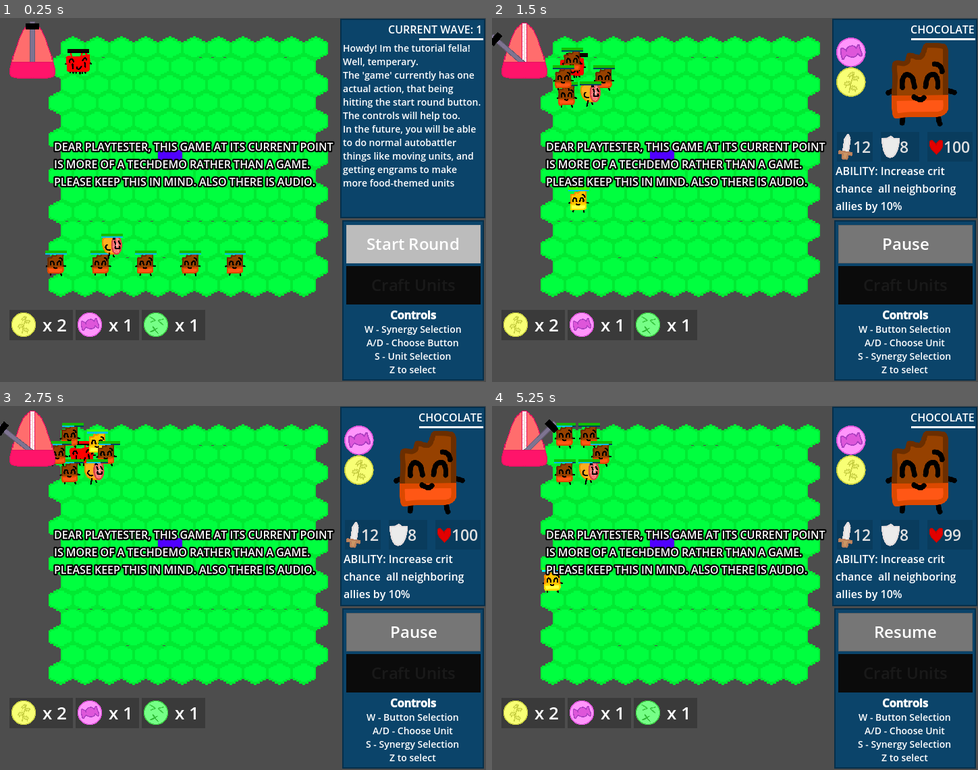
Above: before the commit, frames 1-4 (two rows, left to right).
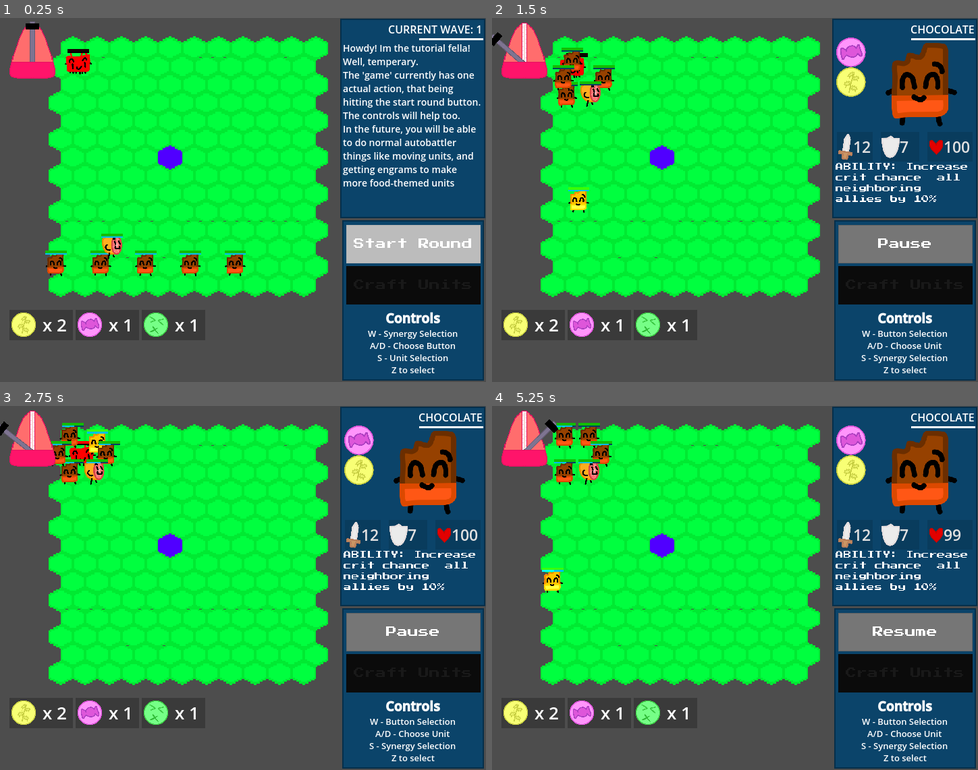
Above: after the commit, the same moments.

Repository: Kaplin86/engrams-of-chaos
Game: Godot game, scene res://main.tscn
Two runs of this game, one before a commit and one after it. Both use one fixed random seed, a clock stepped at 60 frames per second and the inputs below.
Inputs (mouse positions are in pixels of both pictures, inside the frame that each line leads up to):
- Up to frame 1 (0.25 s): no input
- Up to frame 2 (1.5 s): tap Enter at 0.5 s; move the mouse to (841, 181) at 0.52 s; hold Right (ui_right) 0.53-1.28 s; tap Z (confirm) at 0.6, 1.35 s; click (841, 181) at 0.67 s; move the mouse to (637, 218) at 1.27 s; hold Down (ui_down) from 1.28 s (still down)
- Up to frame 3 (2.75 s): move the mouse to (291, 507) at 2.02 s; release Down (ui_down) at 2.03 s; hold Right (ui_right) from 2.03 s (still down); tap X (deny) at 2.1 s; tap Z (confirm) at 2.3 s
- Up to frame 4 (5.25 s): move the mouse to (710, 660) at 2.77 s; release Right (ui_right) at 2.78 s; hold Up (ui_up) 2.78-3.53 s; tap Z (confirm) at 2.85, 3.5, 3.6, 4.25, 4.55, 5.1 s; click (710, 660) at 2.92 s; move the mouse to (880, 642) at 3.52 s; hold Left (ui_left) 3.53-5.03 s; move the mouse to (589, 533) at 4.27 s; tap X (deny) at 4.35 s; move the mouse to (759, 588) at 5.02 s; hold Down (ui_down) from 5.03 s (still down); click (759, 588) at 5.17 s

The runs differ from the first frame. In frame 1, 6.2% of the frame differs, in the area x 10-97%, y 33-98%; in frame 2, 7.2%; in frame 3, 7.2%; in frame 4, 7.2%, in the area x 10-98%, y 15-98%.

Commit message:
26 Hour
Changed some of the fonts to pixel. I dont know how I feel about it yet. Fixed a crafting bug where it would think that units with one of two matching types qualifies. Coded salty, bitter, and sour synergy. Crafting now shows the unit

Diff:
--- a/cursor_handler.gd
+++ b/cursor_handler.gd
@@ -158,7 +158,7 @@
 				var NewFusion = DatastoreHolder.getFusedUnit(currentCrafting[0],currentCrafting[1])
 				currentCrafting = []
 				CurrentState = "CraftingAnim"
-				ui.runCraftAnim()
+				ui.runCraftAnim(NewFusion)
 
 				if !main.isPlayerBoardFull():
 					main.spawnUnit(NewFusion,main.getFirstOpenPlayerBoardPosition(),2)
@@ -174,7 +174,8 @@
 			ui.hideCraftingUI()
 			CurrentState = "StartPause"
 	elif CurrentState == "CraftingAnim":
-		print("h")
+		pass
+		#print("h")
 
 
 	if currentCrafting.size() == 2:
--- a/datastore/synergyUnits.json
+++ b/datastore/synergyUnits.json
@@ -20,5 +20,5 @@
 	"blue_cheese":["bitter","salty"],
 	"walnut":["umami","umami"],
 	"fish":["umami","salty"],
-	"salt_block":["salty","salty"]
+	"salt_cube":["salty","salty"]
 }
--- a/datastoreHolder.gd
+++ b/datastoreHolder.gd
@@ -18,6 +18,11 @@
 
 func getFusedUnit(element1,element2):
 	for unit in craftingUnitJson:
-		if craftingUnitJson.get(unit,[]).has(element1):
-			if craftingUnitJson.get(unit,[]).has(element2):
+		print("Attempting craft of ", element1, element2, " checking ", unit)
+		var parseJson = craftingUnitJson.get(unit,[]).duplicate()
+		if parseJson.has(element1):
+			print(unit, " has element ", element1)
+			parseJson.erase(element1)
+			print("checking if unit has ", element2, " in ", parseJson)
+			if parseJson.has(element2):
 				return unit
--- a/gameManager.gd
+++ b/gameManager.gd
@@ -7,6 +7,8 @@
 @export var units : Array[BaseUnit] = [] ## The units on the board currently
 @export var board : HexagonTileMapLayer ## The board the game is happening on
 @export var currentWave = 1
+@export var defenseTuning = -1
+
 
 var currentSynergyObjects : Array[BaseSynergy] = [] ## The current synergy resources that are inplay
 var teamSynergyStore : Dictionary = {}
@@ -27,6 +29,19 @@
 	#seed(currentWave)
 
 	generateEnemyTeam()
+
+
+	for E in DatastoreHolder.craftingUnitJson:
+		var GetStatBlock : BaseUnit = load("res://units/"+E+"/"+E+".tscn").instantiate()
+		print("UNIT NAME: ", E)
+		print("ATTACK:", GetStatBlock.damage)
+		print("HP:", GetStatBlock.maxHP)
+		print("DEFENSE:", GetStatBlock.defense)
+		print("RANGE:", GetStatBlock.range)
+		print("ATTACK SPEED:", GetStatBlock.speed)
+		print("MAX MANA:", GetStatBlock.maxMana)
+		print("ABILITY/FUNCTION:", GetStatBlock.description)
+		print()
 
 	for E in range(5):
 		spawnUnit("chocolate",Vector2i(E * 2 + 2,14),2)
@@ -122,6 +137,7 @@
 		NewUnit.board = board
 		NewUnit.gameManagerObject = self
 		NewUnit.team = team
+		NewUnit.defense += defenseTuning
 		add_child(NewUnit)
 		units.append(NewUnit)
 		return OK
--- a/synergyScripts/bitter.gd
+++ b/synergyScripts/bitter.gd
@@ -1,8 +1,51 @@
 extends BaseSynergy
+class_name BitterSynergy
 func firstTick(team : int ,level): ## This fires at the first tick of battle. The team passed is the team with the synergy, and level refers to the level of synergy that team has.
 	print("THE BITTER LEVEL IS", level)
 	for unit in manager.units:
 		if unit.team == team:
+			var UnitsSynergy = DatastoreHolder.synergyUnitJson[unit.type]
+			if UnitsSynergy.has("bitter"):
+				if level >= 2:
+					unit.jumpToEnemy = true
 
-			if level >= 2:
-				unit.jumpToEnemy = true
+				if level >= 6:
+					unit.CritChance += 0.1
+				elif level >= 4:
+					unit.CritChance += 0.05
+
+func get_description(level) -> String:
+	if level >= 6:
+		return "Units of this synergy jump to enemies and have increase crit chance.
+
+[b]2 Units - Jump to enemy[/b]
+
+4 Units - 5% Boost
+
+[b]6 Units - 10% Boost[/b]"
+
+
+	elif level >= 4:
+		return "Units of this synergy jump to enemies and have increase crit chance.
+
+[b]2 Units - Jump to enemy[/b]
+
+[b]4 Units - 5% Boost[/b]
+
+6 Units - 10% Boost"
+	elif level > 1:
+		return "Units of this synergy jump to enemies and have increase crit chance.
+
+[b]2 Units - Jump to enemy[/b]
+
+4 Units - 5% Boost
+
+6 Units - 10% Boost"
+	else:
+		return "Units of this synergy jump to enemies and have increase crit chance.
+
+2 Units - Jump to enemy
+
+4 Units - 5% Boost
+
+6 Units - 10% Boost"
--- a/synergyScripts/salty.gd
+++ b/synergyScripts/salty.gd
@@ -1 +1,50 @@
 extends BaseSynergy
+class_name SaltySynergy
+func firstTick(team : int ,level): ## This fires at the first tick of battle. The team passed is the team with the synergy, and level refers to the level of synergy that team has.
+	for E in manager.units:
+		if E is BaseUnit:
+			if E.team == team:
+				var UnitsSynergy = DatastoreHolder.synergyUnitJson[E.type]
+				if UnitsSynergy.has("salty"):
+					if level >= 6:
+						E.defense += round(0.2 * E.defense)
+					elif level >= 4:
+						E.defense += round(0.1 * E.defense)
+					elif level > 1:
+						E.defense += round(0.05 * E.defense)
+
+func get_description(level) -> String:
+	if level >= 6:
+		return "Units of this synergy have increased defense.
+
+2 Units - 5% Boost
+
+4 Units - 10% Boost
+
+[b]6 Units - 20% Boost[/b]"
+
+
+	elif level >= 4:
+		return "Units of this synergy have increased defense.
+
+2 Units - 5% Boost
+
+[b]4 Units - 10% Boost[/b]
+
+6 Units - 20% Boost"
+	elif level > 1:
+		return "Units of this synergy have increased defense.
+
+[b]2 Units - 5% Boost[/b]
+
+4 Units - 10% Boost
+
+6 Units - 20% Boost"
+	else:
+		return "Units of this synergy have increased defense.
+
+2 Units - 5% Boost
+
+4 Units - 10% Boost
+
+6 Units - 20% Boost"
--- a/synergyScripts/sour.gd
+++ b/synergyScripts/sour.gd
@@ -1 +1,53 @@
 extends BaseSynergy
+class_name SourSynergy
+func firstTick(team : int ,level): ## This fires at the first tick of battle. The team passed is the team with the synergy, and level refers to the level of synergy that team has.
+	var EnemyUnits = []
+	for E in manager.units:
+		if E is BaseUnit:
+			if E.team != team:
+				EnemyUnits.append(E)
+
+	var unitToTarget : BaseUnit = EnemyUnits.pick_random()
+	if level >= 6:
+		unitToTarget.hp *= 0.5
+		unitToTarget.speed *= 0.5
+	elif level >= 4:
+		unitToTarget.hp *= 0.5
+	elif level > 1:
+		unitToTarget.hp *= 0.25
+
+func get_description(level) -> String:
+	if level >= 6:
+		return "A random enemy has their HP reduced.
+
+2 Units - 25% decrease
+
+4 Units - 50% decrease
+
+[b]6 Units - 50% decrease and half attack speed[/b]"
+
+
+	elif level >= 4:
+		return "A random enemy has their HP reduced.
+
+2 Units - 25% decrease
+
+[b]4 Units - 50% decrease[/b]
+
+6 Units - 50% decrease and half attack speed"
+	elif level > 1:
+		return "A random enemy has their HP reduced.
+
+[b]2 Units - 25% decrease[/b]
+
+4 Units - 50% decrease
+
+6 Units - 50% decrease and half attack speed"
+	else:
+		return "A random enemy has their HP reduced.
+
+2 Units - 25% decrease
+
+4 Units - 50% decrease
+
+6 Units - 50% decrease and half attack speed"
--- a/ui.gd
+++ b/ui.gd
@@ -5,7 +5,7 @@
 	$Metronome.timer = timer
 
 	$CraftingUI.modulate = Color(1,1,1,0)
-
+	$CraftingUI.visible = true
 	await get_tree().create_timer(8).timeout
 	$DEARPLAYTESTERS.visible = false
 
@@ -223,8 +223,9 @@
 	$SynergyUI.visible = false
 	$Name.text = "Current Wave: "+  str(roundnumber)
 
-func runCraftAnim():
+func runCraftAnim(NewFusion):
 	$AnimationPlayer.play("craft")
+	$CraftingUI/CraftedUnit.texture = load("res://units/"+NewFusion+"/"+NewFusion+".svg")
 	await $AnimationPlayer.animation_finished
 	craftAnimDone.emit()
 	$CraftingUI/LeftElement.position = Vector2(145,176)
--- a/ui.tscn
+++ b/ui.tscn
@@ -7,6 +7,7 @@
 [ext_resource type="Texture2D" uid="uid://5avfop73khpx" path="res://ui/sword.svg" id="5_ibotj"]
 [ext_resource type="Texture2D" uid="uid://cs01ii7jihxxb" path="res://ui/shield.svg" id="6_y4yjw"]
 [ext_resource type="Texture2D" uid="uid://dv72pvgsxfxlw" path="res://ui/heart.svg" id="7_waa4j"]
+[ext_resource type="FontFile" uid="uid://bp4mijjya3jcm" path="res://PressStart2P-Regular.ttf" id="8_irxef"]
 [ext_resource type="Texture2D" uid="uid://cnx2kjhktsjrm" path="res://ui/neuron.svg" id="8_ok7cu"]
 [ext_resource type="Texture2D" uid="uid://kqqdc7241f6u" path="res://units/chicken_wing/chicken_wing.svg" id="9_ok7cu"]
 
@@ -199,7 +200,6 @@
 uppercase = true
 
 [node name="SynergyUI" type="Control" parent="."]
-visible = false
 layout_mode = 3
 anchors_preset = 0
 offset_right = 40.0
@@ -213,13 +213,13 @@
 offset_bottom = 292.0
 theme_override_font_sizes/bold_font_size = 18
 bbcode_enabled = true
-text = "Units of this synergy get an attack increase at the start of the round.
-
-[b] 2 Units -  5% Increase [/b]
-
-4 Units -  10% Increase
-
-6 Units -  15% Increase"
+text = "Units of this synergy jump to enemies and have increase crit chance.
+
+[b]2 Units - Jump to enemy[/b]
+
+4 Units - 5% Boost
+
+[b]6 Units - 10% Boost[/b]"
 horizontal_alignment = 1
 vertical_alignment = 1
 
@@ -244,8 +244,11 @@
 layout_mode = 0
 offset_left = 509.0
 offset_top = 215.0
-offset_right = 713.0
-offset_bottom = 290.0
+offset_right = 653.0
+offset_bottom = 269.0
+scale = Vector2(1.4471, 1.4471)
+theme_override_fonts/font = ExtResource("8_irxef")
+theme_override_font_sizes/font_size = 8
 text = "Every time this unit attacks, it's attack speed increases by 2%"
 autowrap_mode = 2
 
@@ -360,6 +363,7 @@
 stretch_mode = 5
 
 [node name="Tutorial" type="Control" parent="."]
+visible = false
 layout_mode = 3
 anchors_preset = 0
 offset_right = 40.0
@@ -441,7 +445,8 @@
 anchor_bottom = 1.0
 grow_horizontal = 2
 grow_vertical = 2
-theme_override_font_sizes/font_size = 24
+theme_override_fonts/font = ExtResource("8_irxef")
+theme_override_font_sizes/font_size = 16
 text = "Start Round"
 horizontal_alignment = 1
 vertical_alignment = 1
@@ -474,7 +479,8 @@
 anchor_bottom = 1.0
 grow_horizontal = 2
 grow_vertical = 2
-theme_override_font_sizes/font_size = 24
+theme_override_fonts/font = ExtResource("8_irxef")
+theme_override_font_sizes/font_size = 16
 text = "Craft Units"
 horizontal_alignment = 1
 vertical_alignment = 1
@@ -483,11 +489,12 @@
 z_index = 8
 z_as_relative = false
 layout_mode = 0
-offset_left = 511.0
-offset_top = 428.0
-offset_right = 713.0
-offset_bottom = 534.0
-theme_override_font_sizes/normal_font_size = 14
+offset_left = 509.0
+offset_top = 426.0
+offset_right = 715.0
+offset_bottom = 537.0
+theme_override_font_sizes/normal_font_size = 13
+theme_override_font_sizes/bold_font_size = 19
 bbcode_enabled = true
 text = "[b]Controls[/b]
 W - Select Start
@@ -504,11 +511,9 @@
 offset_right = 498.0
 offset_bottom = 254.0
 theme_override_constants/outline_size = 9
-text = "DEAR PLAYTESTER, THIS GAME AT ITS CURRENT POINT
-IS MORE OF A TECHDEMO RATHER THAN A GAME.
-PLEASE KEEP THIS IN MIND. ALSO THERE IS AUDIO."
 
 [node name="CraftingUI" type="TextureRect" parent="."]
+visible = false
 offset_left = -3.0
 offset_top = -10.0
 offset_right = 723.0
@@ -561,6 +566,7 @@
 offset_top = 408.0
 offset_right = 182.0
 offset_bottom = 431.0
+theme_override_fonts/font = ExtResource("8_irxef")
 text = "ENGRAM INVENTORY:"
 
 [node name="CraftedUnit" type="Sprite2D" parent="CraftingUI"]
--- a/units/base_ranger/base_ranger.tscn
+++ b/units/base_ranger/base_ranger.tscn
@@ -62,6 +62,21 @@
 "values": [Vector2(1, 1)]
 }
 
+[sub_resource type="Animation" id="Animation_65nh0"]
+resource_name = "ability"
+tracks/0/type = "value"
+tracks/0/imported = false
+tracks/0/enabled = true
+tracks/0/path = NodePath("VisualHolder/YetAnotherHolder:scale")
+tracks/0/interp = 1
+tracks/0/loop_wrap = true
+tracks/0/keys = {
+"times": PackedFloat32Array(0, 0.3, 0.6, 1),
+"transitions": PackedFloat32Array(1, 2, -0.594605, 1),
+"update": 0,
+"values": [Vector2(1, 1), Vector2(1.25, 0.75), Vector2(1, 1), Vector2(1, 1)]
+}
+
 [sub_resource type="Animation" id="Animation_uklsn"]
 resource_name = "attack"
 tracks/0/type = "value"
@@ -101,21 +116,6 @@
 "values": [Vector2(0, 0), Vector2(0, 0), Vector2(-5, 0), Vector2(0, 0)]
 }
 
-[sub_resource type="Animation" id="Animation_65nh0"]
-resource_name = "ability"
-tracks/0/type = "value"
-tracks/0/imported = false
-tracks/0/enabled = true
-tracks/0/path = NodePath("VisualHolder/YetAnotherHolder:scale")
-tracks/0/interp = 1
-tracks/0/loop_wrap = true
-tracks/0/keys = {
-"times": PackedFloat32Array(0, 0.3, 0.6, 1),
-"transitions": PackedFloat32Array(1, 2, -0.594605, 1),
-"update": 0,
-"values": [Vector2(1, 1), Vector2(1.25, 0.75), Vector2(1, 1), Vector2(1, 1)]
-}
-
 [sub_resource type="AnimationLibrary" id="AnimationLibrary_crgo8"]
 _data = {
 &"RESET": SubResource("Animation_wrr8k"),
--- a/units/fish/fish.tscn
+++ b/units/fish/fish.tscn
@@ -11,7 +11,7 @@
 damage = 8
 speed = 0.6
 maxMana = 80
-defense = 16
+defense = 13
 type = "fish"
 
 [node name="Visual" parent="VisualHolder/YetAnotherHolder" index="0"]
--- a/units/kimchi/kimchi.tscn
+++ b/units/kimchi/kimchi.tscn
@@ -7,7 +7,7 @@
 [node name="Unit" instance=ExtResource("1_syohx")]
 script = ExtResource("2_abxll")
 description = "ABILITY: Decrease the attack of every enemy  by 3"
-maxHP = 140
+maxHP = 120
 damage = 7
 speed = 0.5
 maxMana = 130
--- a/units/pineapple/pineapple.gd
+++ b/units/pineapple/pineapple.gd
@@ -1,4 +1,5 @@
 extends BaseUnit
 func onHit(damageToTake,attacker : BaseUnit = null, truedamagePercent : float = 0): ## Runs when the unit gets hit
 	super(damageToTake,attacker,truedamagePercent)
-	attacker.speed *= 0.95
+	if attacker:
+		attacker.speed *= 0.95
--- a/units/walnut/walnut.gd
+++ b/units/walnut/walnut.gd
@@ -1,4 +1,5 @@
 extends BaseUnit
 func attack(target : BaseUnit, HitCount : int = 1): ## Runs when the unit tries to attack a target
 	super(target,HitCount)
+	print("WALNUT DEALS BONUS", damage * trueDamagePercentage)
 	target.onHit(damage * trueDamagePercentage,null, 100)
--- a/units/walnut/walnut.tscn
+++ b/units/walnut/walnut.tscn
@@ -2,13 +2,13 @@
 
 [ext_resource type="PackedScene" uid="uid://dlce6rwtjimmm" path="res://units/base_unit/base_unit.tscn" id="1_kfl5c"]
 [ext_resource type="Script" uid="uid://116tejplucbg" path="res://units/walnut/walnut.gd" id="2_m2ixk"]
-[ext_resource type="Texture2D" uid="uid://bpiegn7luw83d" path="res://units/blue_cheese/walnut.svg" id="3_on0ax"]
+[ext_resource type="Texture2D" uid="uid://bxn22ijp2i632" path="res://units/walnut/walnut.svg" id="3_on0ax"]
 
 [node name="Unit" instance=ExtResource("1_kfl5c")]
 script = ExtResource("2_m2ixk")
 description = "When this unit attacks, it deals all its true damage again in another attack."
 maxHP = 80
-damage = 16
+damage = 12
 speed = 1.25
 defense = 8
 type = "walnut"
Binary file added: PressStart2P-Regular.ttf
Not shown, added: PressStart2P-Regular.ttf.import
Not shown: 1 places in ui.tscn that only renumber resources
Renamed: foodUnitArtlog/walnut.svg -> units/walnut/walnut.svg
Not shown, changed: units/walnut/walnut.svg.import
